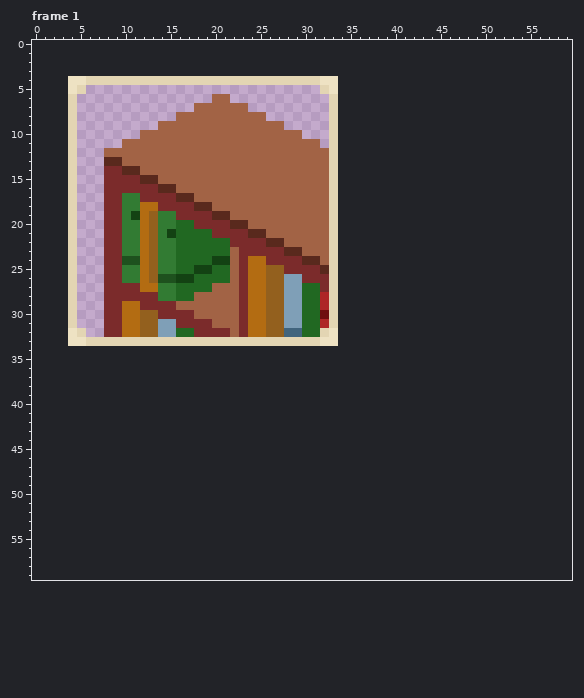
Pixel-art file: Assets/Sprites/Environment/Options/Furniture/.BookcaseOption.aseprite. This is how it looked before the edit.
30x30 pixels, 3 frames. Colours within 5 levels of each other are drawn and written as one. Shown: frame 1. The old version is drawn lined up with the new one, on the new canvas. The commit also changed other frames, which this record leaves out.
The same view after the edit:
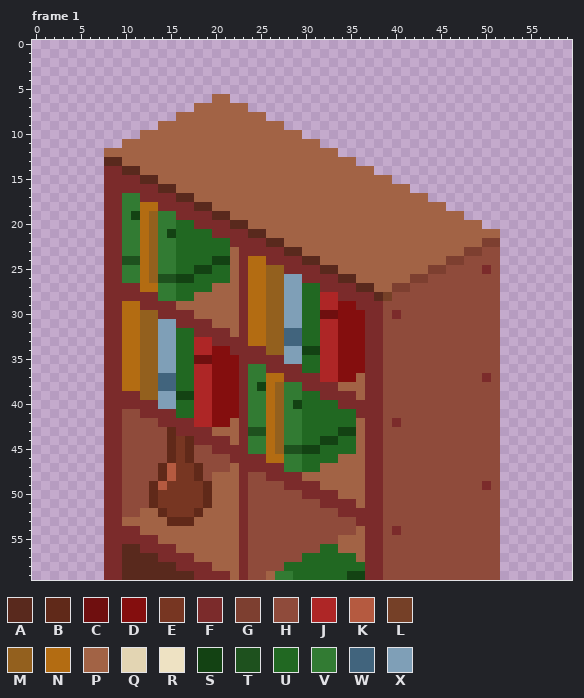
Palette (. is transparent): A #59291d  B #602919  C #6f0f0f  D #840e0e  E #773622  F #7b2b2b  G #7d3f30  H #8f4b3b  J #ae2626  K #b55a40  L #754027  M #93601e  N #b36c12  P #a26345  Q #e3d5b3  R #eee2c3  S #134213  T #1e511e  U #216822  V #327b33  W #41647d  X #7f9fb7
The edit:
canvas 30x30 -> 60x60, the old top-left corner now at 4,4
--- frame 1
@@ x 0..59 @@
  3 ............................................................
- 4 ....RRQQQQQQQQQQQQQQQQQQQQQQQQQQRR..........................
- 5 ....RQ..........................QR..........................
- 6 ....Q...............PP...........Q..........................
- 7 ....Q.............PPPPPP.........Q..........................
- 8 ....Q...........PPPPPPPPPP.......Q..........................
- 9 ....Q.........PPPPPPPPPPPPPP.....Q..........................
-10 ....Q.......PPPPPPPPPPPPPPPPPP...Q..........................
-11 ....Q.....PPPPPPPPPPPPPPPPPPPPPP.Q..........................
-12 ....Q...PPPPPPPPPPPPPPPPPPPPPPPPPQ..........................
-13 ....Q...AAPPPPPPPPPPPPPPPPPPPPPPPQ..........................
-14 ....Q...FFAAPPPPPPPPPPPPPPPPPPPPPQ..........................
-15 ....Q...FFFFAAPPPPPPPPPPPPPPPPPPPQ..........................
-16 ....Q...FFFFFFAAPPPPPPPPPPPPPPPPPQ..........................
-17 ....Q...FFVVFFFFAAPPPPPPPPPPPPPPPQ..........................
-18 ....Q...FFVVNNFFFFAAPPPPPPPPPPPPPQ..........................
-19 ....Q...FFVSNMVVFFFFAAPPPPPPPPPPPQ..........................
-20 ....Q...FFVVNMVVUUFFFFAAPPPPPPPPPQ..........................
-21 ....Q...FFVVNMVSUUUUFFFFAAPPPPPPPQ..........................
-22 ....Q...FFVVNMVVUUUUUUFFFFAAPPPPPQ..........................
-23 ....Q...FFVVNMVVUUUUUUPFFFFFAAPPPQ..........................
-24 ....Q...FFTTNMVVUUUUSSPFNNFFFFAAPQ..........................
-25 ....Q...FFVVNMVVUUSSUUPFNNMMFFFFAQ..........................
-26 ....Q...FFVVNMTTSSUUUUPFNNMMXXFFFQ..........................
-27 ....Q...FFFFNNVVUUUUPPPFNNMMXXUUFQ..........................
-28 ....Q...FFFFFFVVUUPPPPPFNNMMXXUUJQ..........................
-29 ....Q...FFNNFFFFPPPPPPPFNNMMXXUUJQ..........................
-30 ....Q...FFNNMMFFFFPPPPPFNNMMXXUUCQ..........................
-31 ....Q...FFNNMMXXFFFFPPPFNNMMXXUUJQ..........................
-32 ....RQ..FFNNMMXXUUFFFFPFNNMMWWUUQR..........................
-33 ....RRQQQQQQQQQQQQQQQQQQQQQQQQQQRR..........................
-34 ............................................................
-35 ............................................................
-36 ............................................................
-37 ............................................................
-38 ............................................................
-39 ............................................................
-40 ............................................................
-41 ............................................................
-42 ............................................................
-43 ............................................................
-44 ............................................................
-45 ............................................................
-46 ............................................................
-47 ............................................................
-48 ............................................................
-49 ............................................................
-50 ............................................................
-51 ............................................................
-52 ............................................................
-53 ............................................................
-54 ............................................................
-55 ............................................................
-56 ............................................................
-57 ............................................................
-58 ............................................................
-59 ............................................................
+ 4 ............................................................
+ 5 ............................................................
+ 6 ....................PP......................................
+ 7 ..................PPPPPP....................................
+ 8 ................PPPPPPPPPP..................................
+ 9 ..............PPPPPPPPPPPPPP................................
+10 ............PPPPPPPPPPPPPPPPPP..............................
+11 ..........PPPPPPPPPPPPPPPPPPPPPP............................
+12 ........PPPPPPPPPPPPPPPPPPPPPPPPPP..........................
+13 ........AAPPPPPPPPPPPPPPPPPPPPPPPPPP........................
+14 ........FFAAPPPPPPPPPPPPPPPPPPPPPPPPPP......................
+15 ........FFFFAAPPPPPPPPPPPPPPPPPPPPPPPPPP....................
+16 ........FFFFFFAAPPPPPPPPPPPPPPPPPPPPPPPPPP..................
+17 ........FFVVFFFFAAPPPPPPPPPPPPPPPPPPPPPPPPPP................
+18 ........FFVVNNFFFFAAPPPPPPPPPPPPPPPPPPPPPPPPPP..............
+19 ........FFVSNMVVFFFFAAPPPPPPPPPPPPPPPPPPPPPPPPPP............
+20 ........FFVVNMVVUUFFFFAAPPPPPPPPPPPPPPPPPPPPPPPPPP..........
+21 ........FFVVNMVSUUUUFFFFAAPPPPPPPPPPPPPPPPPPPPPPPPPP........
+22 ........FFVVNMVVUUUUUUFFFFAAPPPPPPPPPPPPPPPPPPPPPPGG........
+23 ........FFVVNMVVUUUUUUPFFFFFAAPPPPPPPPPPPPPPPPPPGGHH........
+24 ........FFTTNMVVUUUUSSPFNNFFFFAAPPPPPPPPPPPPPPGGHHHH........
+25 ........FFVVNMVVUUSSUUPFNNMMFFFFAAPPPPPPPPPPGGHHHHFH........
+26 ........FFVVNMTTSSUUUUPFNNMMXXFFFFAAPPPPPPGGHHHHHHHH........
+27 ........FFFFNNVVUUUUPPPFNNMMXXUUFFFFAAPPGGHHHHHHHHHH........
+28 ........FFFFFFVVUUPPPPPFNNMMXXUUJJFFFFALHHHHHHHHHHHH........
+29 ........FFNNFFFFPPPPPPPFNNMMXXUUJJDDFFFHHHHHHHHHHHHH........
+30 ........FFNNMMFFFFPPPPPFNNMMXXUUCCDDDFFHFHHHHHHHHHHH........
+31 ........FFNNMMXXFFFFPPPFNNMMXXUUJJDDDFFHHHHHHHHHHHHH........
+32 ........FFNNMMXXUUFFFFPFNNMMWWUUJJDDDFFHHHHHHHHHHHHH........
+33 ........FFNNMMXXUUJJFFFFNNMMWWUUJJDDDFFHHHHHHHHHHHHH........
+34 ........FFNNMMXXUUJJDDFFFFMMXXSSJJDDDFFHHHHHHHHHHHHH........
+35 ........FFNNMMXXUUCCDDDFFFFFXXUUJJDDDFFHHHHHHHHHHHHH........
+36 ........FFNNMMXXUUJJDDDFVVFFFFUUJJDDDFFHHHHHHHHHHHHH........
+37 ........FFNNMMWWUUJJDDDFVVNNFFFFJJDDPFFHHHHHHHHHHHFH........
+38 ........FFNNMMWWUUJJDDDFVSNMVVFFFFPPPFFHHHHHHHHHHHHH........
+39 ........FFFFMMXXSSJJDDDFVVNMVVUUFFFFPFFHHHHHHHHHHHHH........
+40 ........FFFFFFXXUUJJDDDFVVNMVSUUUUFFFFFHHHHHHHHHHHHH........
+41 ........FFHHFFFFUUJJDDDFVVNMVVUUUUUUFFFHHHHHHHHHHHHH........
+42 ........FFHHHHFFFFJJDDPFVVNMVVUUUUUUPFFHFHHHHHHHHHHH........
+43 ........FFHHHHHBFFFFPPPFTTNMVVUUUUSSPFFHHHHHHHHHHHHH........
+44 ........FFHHHHHBEBFFFFPFVVNMVVUUSSUUPFFHHHHHHHHHHHHH........
+45 ........FFHHHHHBEBHHFFFFVVNMTTSSUUUUPFFHHHHHHHHHHHHH........
+46 ........FFHHHHHBEBHHHHFFFFNNVVUUUUPPPFFHHHHHHHHHHHHH........
+47 ........FFHHHHBKEEBHHHPFFFFFVVUUPPPPPFFHHHHHHHHHHHHH........
+48 ........FFHHHHBKEEBHPPPFHHFFFFPPPPPPPFFHHHHHHHHHHHHH........
+49 ........FFHHHBKEEEEBPPPFHHHHFFFFPPPPPFFHHHHHHHHHHHFH........
+50 ........FFHHHBEEEEEBPPPFHHHHHHFFFFPPPFFHHHHHHHHHHHHH........
+51 ........FFHHHBEEEEEBPPPFHHHHHHHHFFFFPFFHHHHHHHHHHHHH........
+52 ........FFHHPPBEEEBPPPPFHHHHHHHHHHFFFFFHHHHHHHHHHHHH........
+53 ........FFPPPPPBBBPPPPPFHHHHHHHHHHHHFFFHHHHHHHHHHHHH........
+54 ........FFFFPPPPPPPPPPPFHHHHHHHHHHHHPFFHFHHHHHHHHHHH........
+55 ........FFFFFFPPPPPPPPPFHHHHHHHHHHPPPFFHHHHHHHHHHHHH........
+56 ........FFAAFFFFPPPPPPPFHHHHHHHHUUPPPFFHHHHHHHHHHHHH........
+57 ........FFAAAAFFFFPPPPPFHHHHHHUUUUUUPFFHHHHHHHHHHHHH........
+58 ........FFAAAAAAFFFFPPPFHHHHUUUUUUUUUFFHHHHHHHHHHHHH........
+59 ........FFAAAAAAAAFFFFPFHHPVVUUUUUUSSFFHHHHHHHHHHHHH........
Changed places in both pictures, as pixel boxes (x1, y1, x2, y2):
changed: (68, 76, 500, 580)
